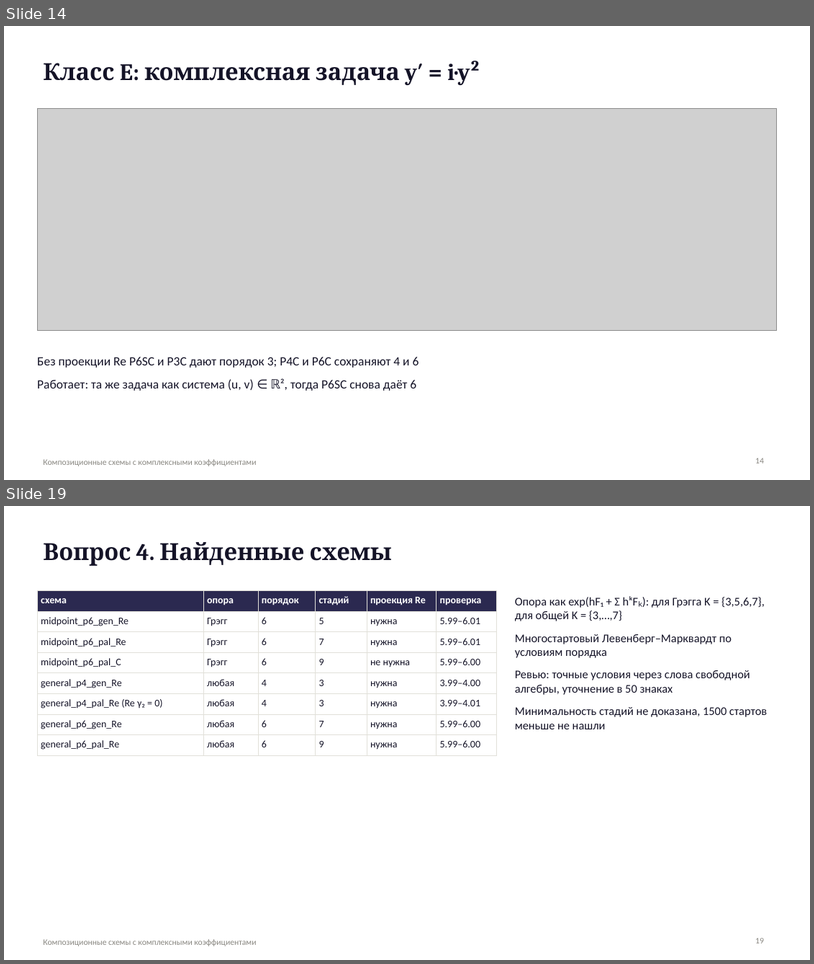
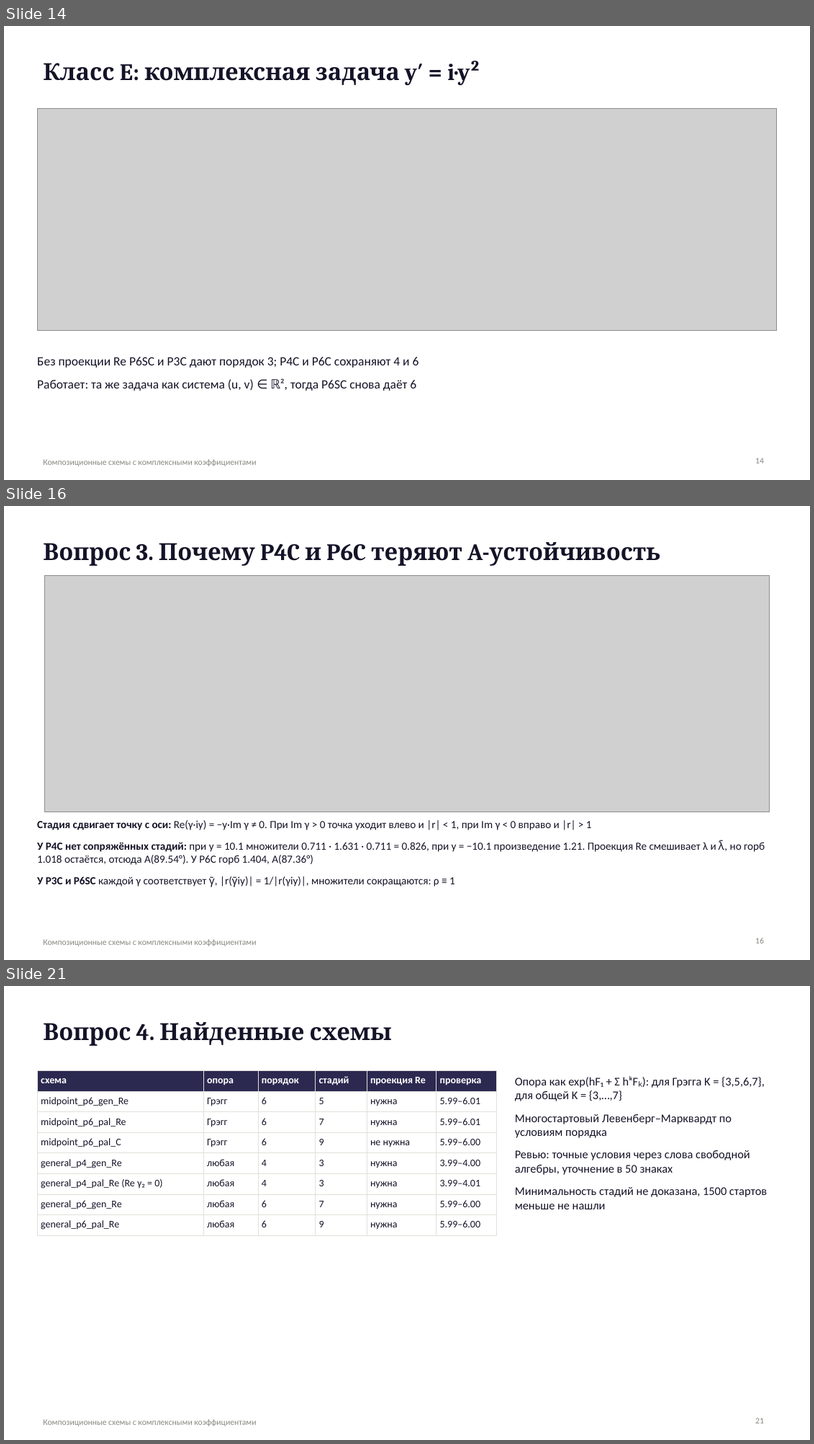
Before and after one commit to Demonica22/methods, a slide deck: report/presentation.pptx. Shown one above the other, each under a label of ours: slides 14 and 19 before the commit, slides 14, 16 and 21 after it; the slides between them are not shown. The pictures are 814x964 and 814x1444 pixels, drawn with LibreOffice and Linux fonts; fonts in the diff are those of the drawing; grey boxes stand for pictures. Boxes give left, top, right and bottom in pixels: in the first picture for what was removed or moved away, otherwise in the second. Text is boxed around its words. In the diff, an @@ line names an element or a change of style, - is before the commit and + after.

```diff
--- a/report/presentation.pptx
+++ b/report/presentation.pptx
@@ slide 16 added at box(4, 506, 810, 960), background #FFFFFF; not listed: 1 template element that a slide beside it also shows @@
@@ title added at box(43, 542, 661, 566), 28 pt, text #141327, bold @@
+Вопрос 3. Почему P4C и P6C теряют A-устойчивость
@@ picture added at box(44, 576, 770, 811) @@
@@ text added at box(37, 820, 765, 887), 13 pt, text #141327 @@
+Стадия сдвигает точку с оси: Re(γ·iy) = −y·Im γ ≠ 0. При Im γ > 0 точка уходит влево и |r| < 1, при Im γ < 0 вправо и |r| > 1
+У P4C нет сопряжённых стадий: при y = 10.1 множители 0.711 · 1.631 · 0.711 = 0.826, при y = −10.1 произведение 1.21. Проекция Re смешивает λ и λ̄, но горб 1.018 остаётся, отсюда A(89.54°). У P6C горб 1.404, A(87.36°)
+У P3C и P6SC каждой γ соответствует γ̄, |r(γ̄iy)| = 1/|r(γiy)|, множители сокращаются: ρ ≡ 1
@@ page number added at box(756, 937, 764, 943), 10 pt, text #898781 @@
+16
@@ what was slide 19 is now slide 21 @@
@@ page number at box(756, 1417, 764, 1423): text changed @@
-19
+21
```
Also in this commit, not shown: 2 slides changed, 1 other slide added, 12 other files.
